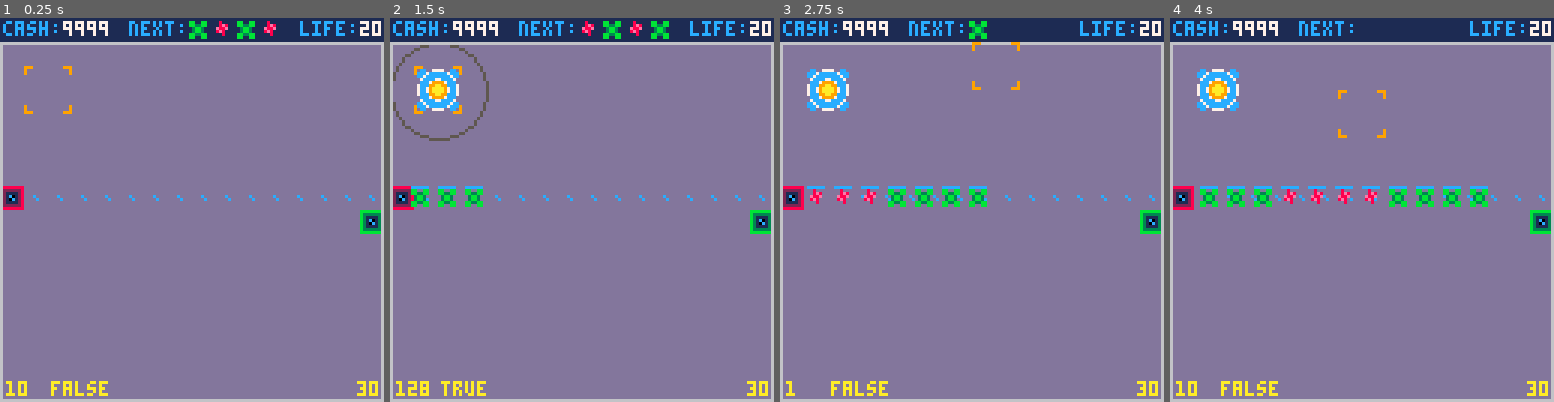
Above: before the commit, frames 1-4 (left to right).
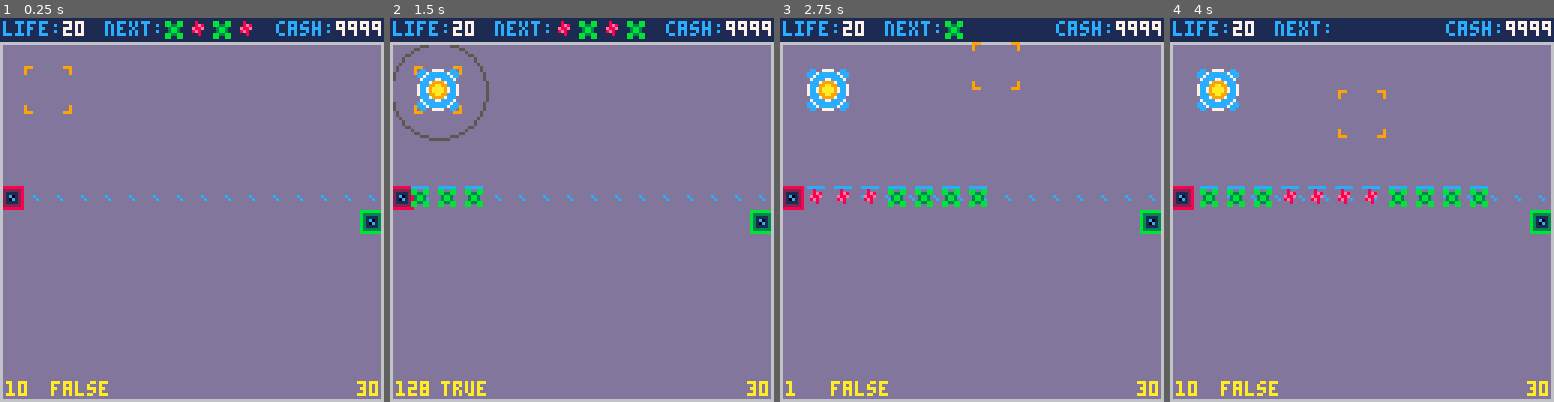
Above: after the commit, the same moments.

Repository: langchr86/pico-bubble-towers
Game: PICO-8 cartridge pico-proto.p8
The game is run twice, just before and just after one commit, with the same random seed, the same clock (stepped at 60 frames per second) and the same inputs.
Inputs:
- Up to frame 1 (0.25 s): no input
- Up to frame 2 (1.5 s): tap X (X key) at 0.33, 1.07 s; tap O (Z key) at 0.7 s
- Up to frame 3 (2.75 s): hold Right 1.6-2.1 s; tap O (Z key) at 1.7, 2.1, 2.5 s; tap X (X key) at 1.85 s; hold Up 2.15-2.42 s; hold Right from 2.47 s (still down)
- Up to frame 4 (4 s): tap O (Z key) at 2.9, 3.3, 3.7 s; tap X (X key) at 2.97 s; release Right at 3.03 s; hold Left 3.08-3.58 s; hold Down 3.63-3.97 s

The runs differ from the first frame. In frame 1, 1.8% of the frame differs, in the area x 0-99%, y 0-6%; in frame 2, 1.8%; in frame 3, 1.4%; in frame 4, 1.1%.

Commit message:
reorder stats: life, next, cash

Diff:
--- a/session.lua
+++ b/session.lua
@@ -177,11 +177,11 @@
     spr(9, x * kTileSize, 0)
   end
 
-  print("cash: ", 1, 1, 12)
-  print(self.cash, 21, 1, 7)
-
-  print("next: ", 43, 1, 12)
-  local x = 62
+  print("life: ", 1, 1, 12)
+  print(self.player_life, 21, 1, 7)
+
+  print("next: ", 35, 1, 12)
+  local x = 54
   for i=1,min(4, #self.wave_list) do
     local wave = self.wave_list[i]
     local enemy_sprite = 32 + wave.enemy_type
@@ -189,8 +189,8 @@
     x = x + 8
   end
 
-  print("life: ", 100, 1, 12)
-  print(self.player_life, 120, 1, 7)
+  print("cash: ", 92, 1, 12)
+  print(self.cash, 112, 1, 7)
 end
 
 function Session:Update()
